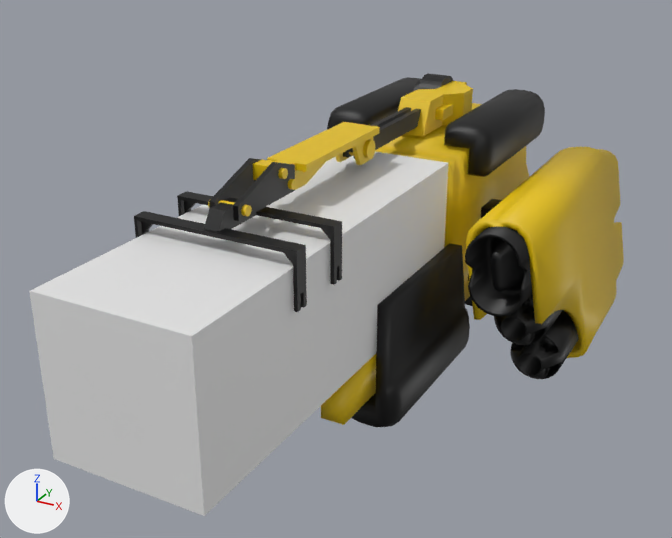
The glTF model public/models/ship/spaceship.glb: old version first, new version second.
Both versions are drawn from a 50 mm lens placed at (5.73, -13.4, 4.92), pointed at (-1.08, -1.03, -1.26). Lighting does not change. The marker at lower left points along +X, +Y and +Z. Vertices at the same position are counted once.
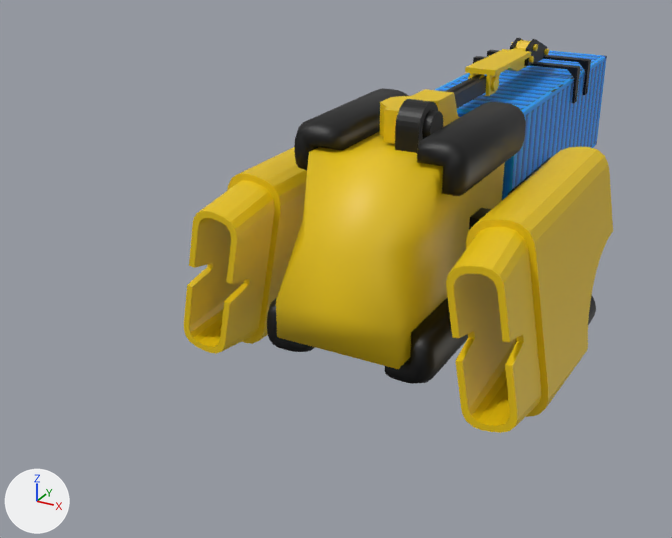
ob_ship is not drawn itself; it is the parent of ob_cube, ob_cube_001, ob_cube_002, ob_cube_003, ob_cube_004, ob_cube_005, ob_cube_006, ob_cube_007.

The change in detail:
Picture 'container' (img_container) is new.
In material 'Material.001' (mat_material_001), base_color is no longer (0.8, 0.8, 0.8), white #e7e7e7.
In material 'Material.001' (mat_material_001), texture is now set to img_container.
me_cube_002 has 277 vertices, 550 faces and spans x -0.5..0.5, y -2.0..3.0, z -1.5..1.5.
me_cube_002 is used by ob_cube_002; parent ob_ship; location (-2.2, 0.0, -1.0); rotation (0.0, 0.175, 0.0), in degrees (0, 10, 0).
me_cube_002 part 1: 379 of the faces centred in x -0.5..0.5, y -2.0..3.0, z -1.46..1.5 are now shaded flat.
Object 'ship' (ob_ship) turns from (0, 0, 0) to (0, 0, -180) degrees about x, y and z.

Where the change shows, as pixel boxes [x1, y1, x2, y2] in the pictures (672 x 538 px):
'Cube.016', surface changed, turned: before [29, 151, 449, 516]; after [435, 51, 607, 200]
'Cube', turned: before [321, 103, 529, 425]; after [276, 116, 505, 369]
'Cube.003', shading changed, turned: before [466, 147, 624, 358]; after [184, 147, 307, 354]
'Cube.002', shading changed, turned (not visible before): after [446, 147, 613, 433]
'Cube.015', turned (not visible afterwards): before [351, 243, 470, 427]
'Cube.005', turned: before [444, 89, 545, 177]; after [294, 88, 409, 170]
'Cube.006', turned: before [327, 77, 421, 130]; after [417, 102, 526, 196]
'Cube.001', turned: before [134, 191, 342, 312]; after [473, 50, 591, 104]
'Cylinder.005', turned (not visible afterwards): before [465, 227, 532, 317]
'Cube.019', turned: before [253, 122, 380, 190]; after [465, 40, 531, 96]
'Cube.017', turned: before [398, 81, 473, 137]; after [380, 89, 458, 144]
'Cube.007', turned (not visible before): after [385, 297, 468, 384]
'Cylinder.004', turned (not visible afterwards): before [510, 311, 579, 379]
'Cylinder.006', turned: before [414, 73, 453, 91]; after [395, 99, 443, 153]
'Cube.018', turned: before [343, 107, 421, 159]; after [444, 74, 487, 108]
'Cube.020', turned: before [233, 162, 295, 221]; after [510, 38, 523, 50]
'Cylinder.003', turned (not visible afterwards): before [494, 294, 563, 345]
'Cube.004', turned: before [209, 158, 270, 208]; after [524, 39, 547, 66]
'Cube.008', turned: before [465, 296, 472, 306]; after [267, 298, 315, 352]
'Cylinder.007', turned: before [349, 140, 375, 159]; after [468, 75, 499, 91]
'Cube.011', turned: before [481, 199, 502, 218]; after [469, 208, 492, 230]
'Cylinder.008', turned: before [208, 200, 252, 217]; after [544, 49, 549, 55]
'Cylinder.002', turned (not visible before): after [588, 295, 596, 325]
'Cylinder.009', turned: before [278, 168, 288, 179]; after [511, 42, 538, 51]
'Cylinder.010', turned: before [288, 179, 297, 190]; after [529, 56, 534, 63]
'Cube.009', turned (not visible before): after [508, 157, 551, 195]
part 1 of me_cube_002, shading changed: before [466, 147, 624, 347]; after [184, 147, 613, 433]
